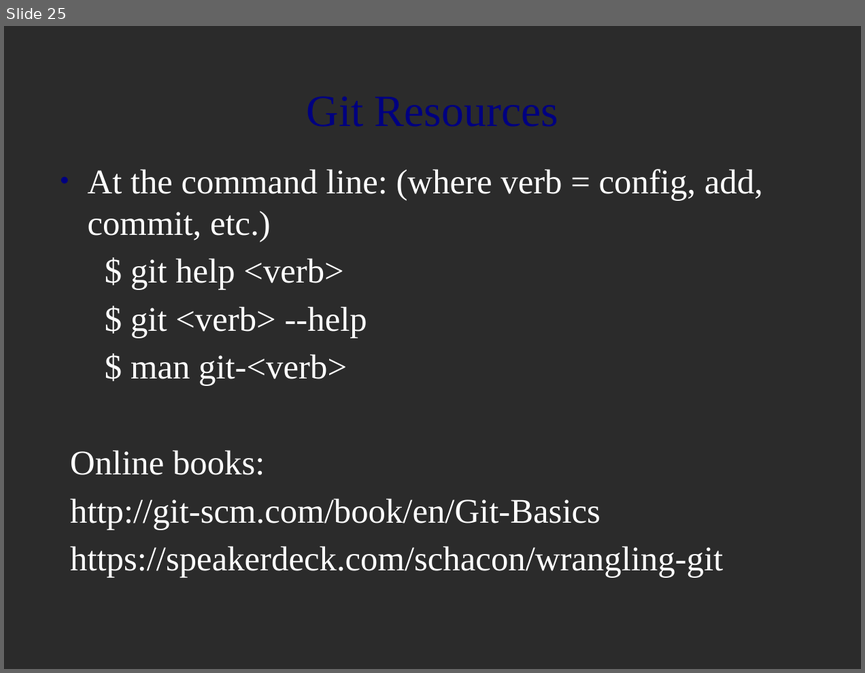
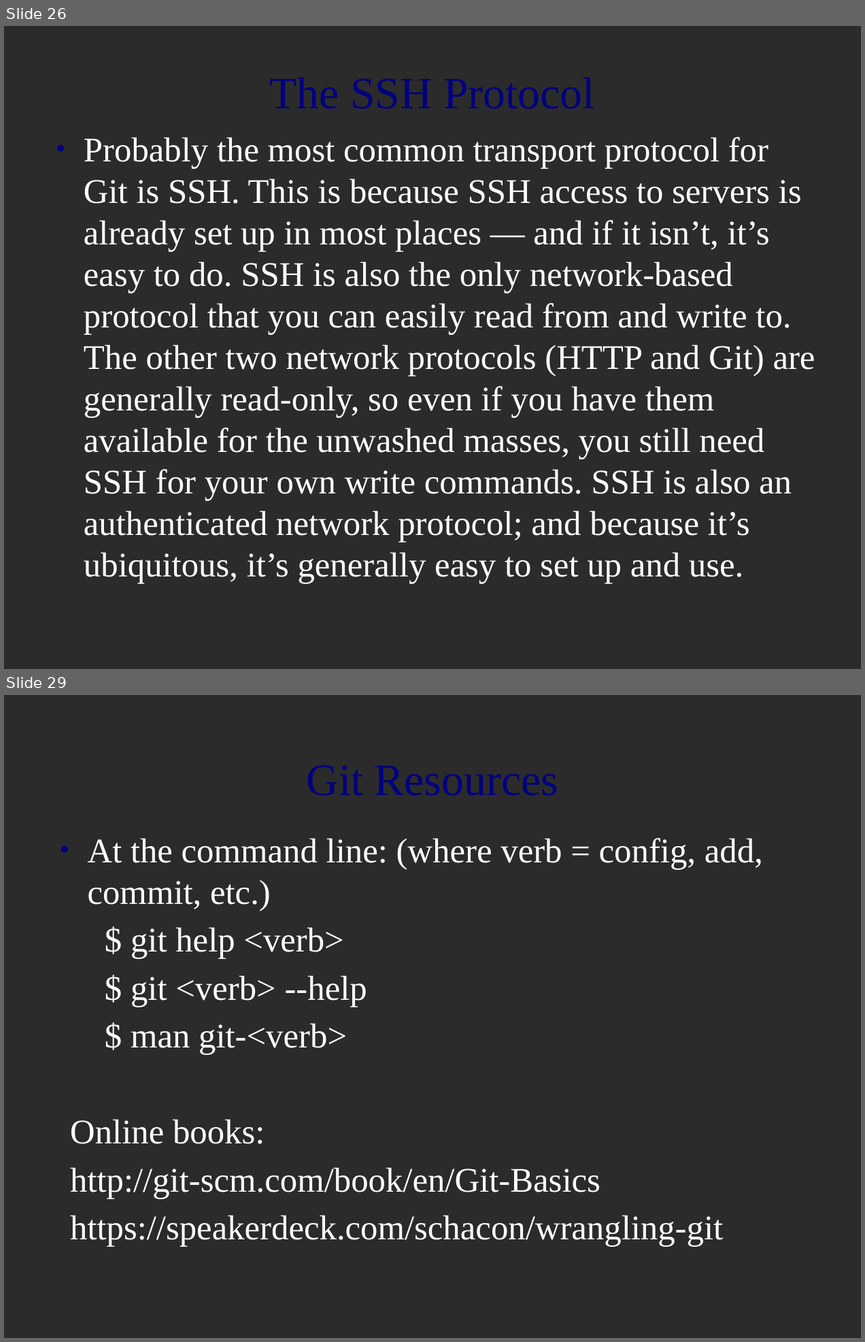
Before and after one commit to MariamP/myRepo, a slide deck: git_intro.odp. Shown one above the other, each under a label of ours: slide 25 before the commit, slides 26 and 29 after it; the slides between them are not shown. The pictures are 865x673 and 865x1342 pixels, drawn with LibreOffice and Linux fonts; fonts in the diff are those of the drawing; background and template pictures are left out; a plain dark background stands for a picture behind light text. Boxes give left, top, right and bottom in pixels: in the first picture for what was removed or moved away, otherwise in the second. Text is boxed around its words. In the diff, an @@ line names an element or a change of style, - is before the commit and + after.

Commit message:
- Added information about git protocols.

```diff
--- a/git_intro.odp
+++ b/git_intro.odp
@@ slide 26 added at <box>4,26,861,669</box>, background picture (left out) @@
@@ title added at <box>84,137,259,334</box>, 41.4 pt, text #000080 @@
+The SSH Protocol
@@ text added at <box>84,137,815,583</box>, 32 pt, text #FFFFFF @@
+● Probably the most common transport protocol for Git is SSH. This is because SSH access to servers is already set up in most places — and if it isn’t, it’s easy to do. SSH is also the only network-based protocol that you can easily read from and write to. The other two network protocols (HTTP and Git) are generally read-only, so even if you have them available for the unwashed masses, you still need SSH for your own write commands. SSH is also an authenticated network protocol; and because it’s ubiquitous, it’s generally easy to set up and use.
@@ what was slide 25 is now slide 29 @@
```
Also in this commit, not shown: 4 other slides added, 1 slide removed.
